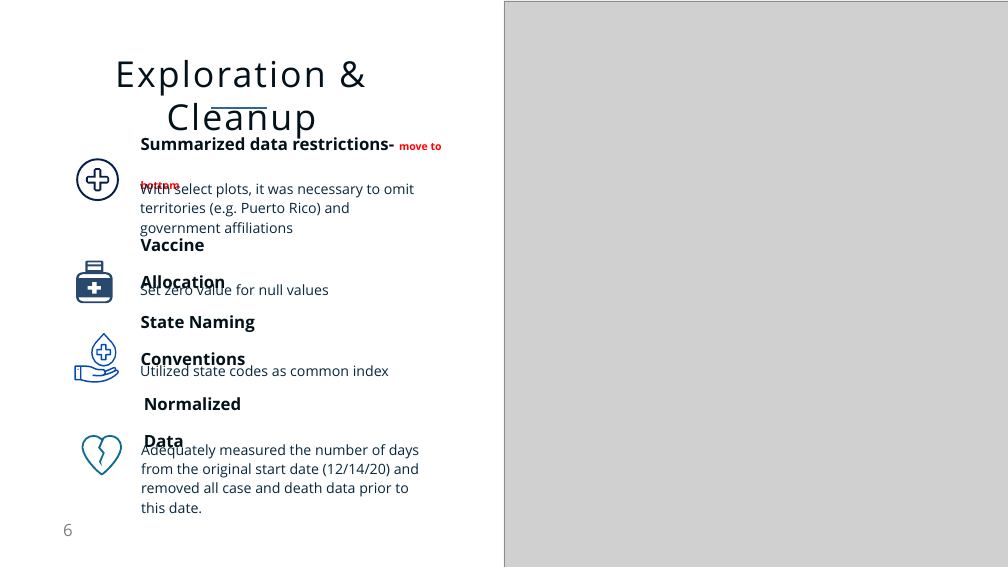
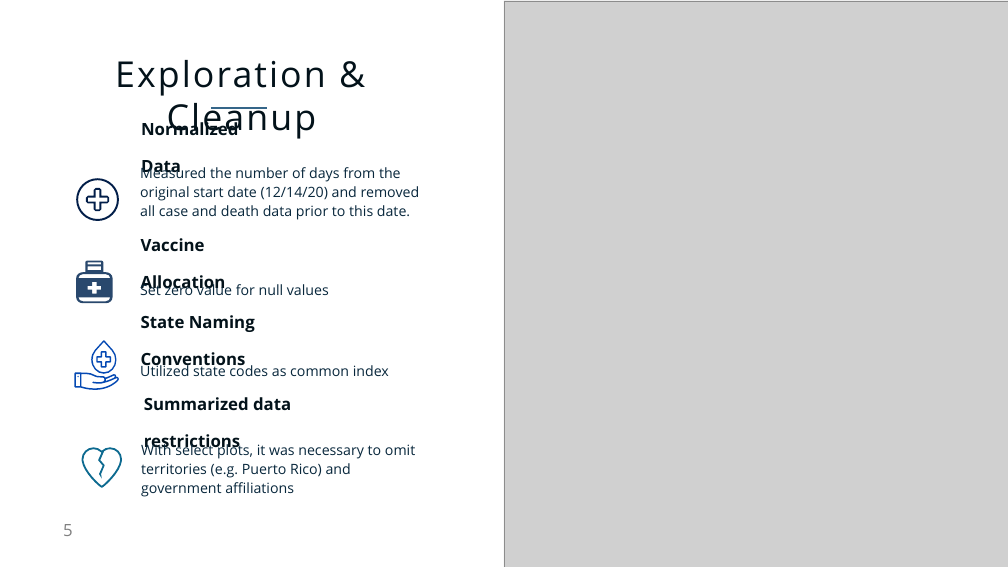
Before and after one commit to NicoleLund/covid_vaccine_availability, a slide deck: slide 5 of presentation/Project_one.pptx (slide 6 before the commit). Drawn at 1008x567 pixels with LibreOffice and Linux fonts; fonts in the diff are those of the drawing; grey boxes stand for pictures. Boxes give left, top, right and bottom in pixels: in the first picture for what was removed or moved away, otherwise in the second. Text is boxed around its words. In the diff, an @@ line names an element or a change of style, - is before the commit and + after.

```diff
--- a/presentation/Project_one.pptx
+++ b/presentation/Project_one.pptx
@@ text at bbox=[141, 120, 238, 178]: text changed @@
-Summarized data restrictions- move to bottom
+Normalized Data
@@ freeform shape: place and size @@
-freeform shape at bbox=[76, 158, 119, 201]
+freeform shape at bbox=[76, 178, 119, 221]
@@ text at bbox=[140, 164, 420, 220]: text changed @@
-Adequately measured the number of days from the original start date (12/14/20) and removed all case and death data prior to this date.
+Measured the number of days from the original start date (12/14/20) and removed all case and death data prior to this date.
@@ freeform shape: place and size @@
-freeform shape at bbox=[74, 333, 119, 383]
+freeform shape at bbox=[74, 340, 119, 390]
@@ text at bbox=[144, 397, 291, 452]: text changed @@
-Normalized Data
+Summarized data restrictions
@@ freeform shape: place and size @@
-freeform shape at bbox=[82, 435, 122, 476]
+freeform shape at bbox=[82, 447, 122, 488]
@@ text "With select plots, it was ...": place and size @@
-text "With select plots, it was ..." at bbox=[140, 181, 414, 237]
+text "With select plots, it was ..." at bbox=[141, 442, 415, 497]
@@ page number at bbox=[63, 524, 73, 536]: text changed @@
-6
+5
```
Also in this commit, not shown: 11 other slides changed, 1 slide added, 3 slides removed.
